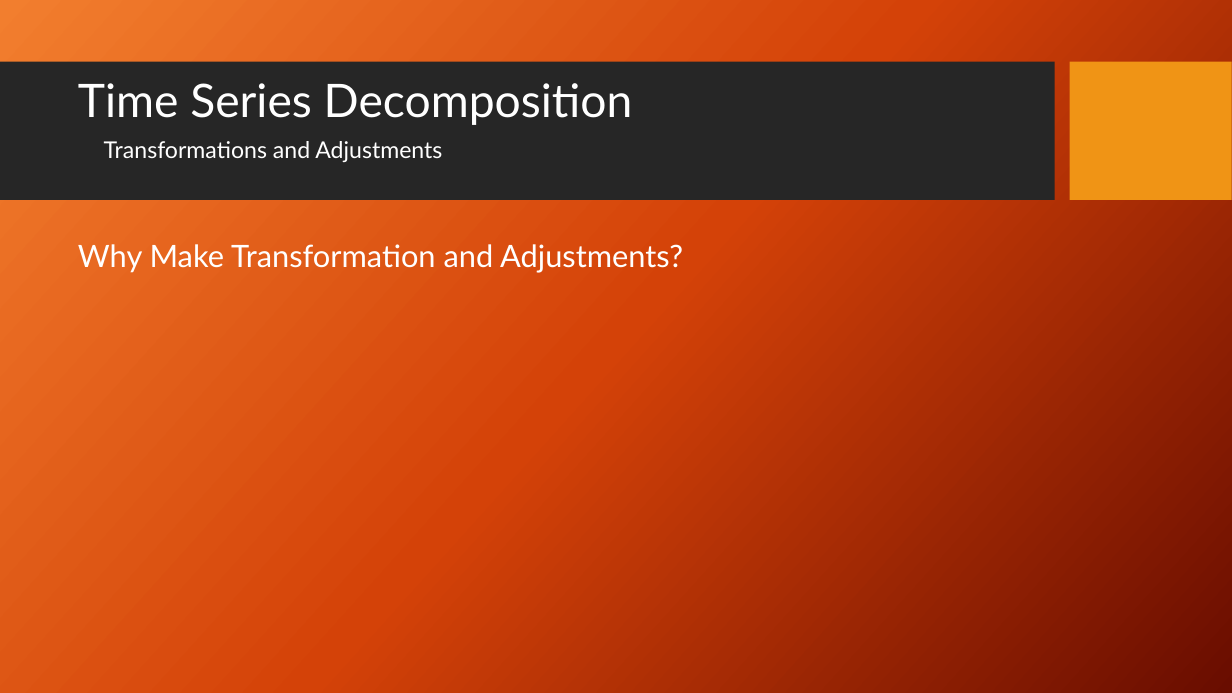
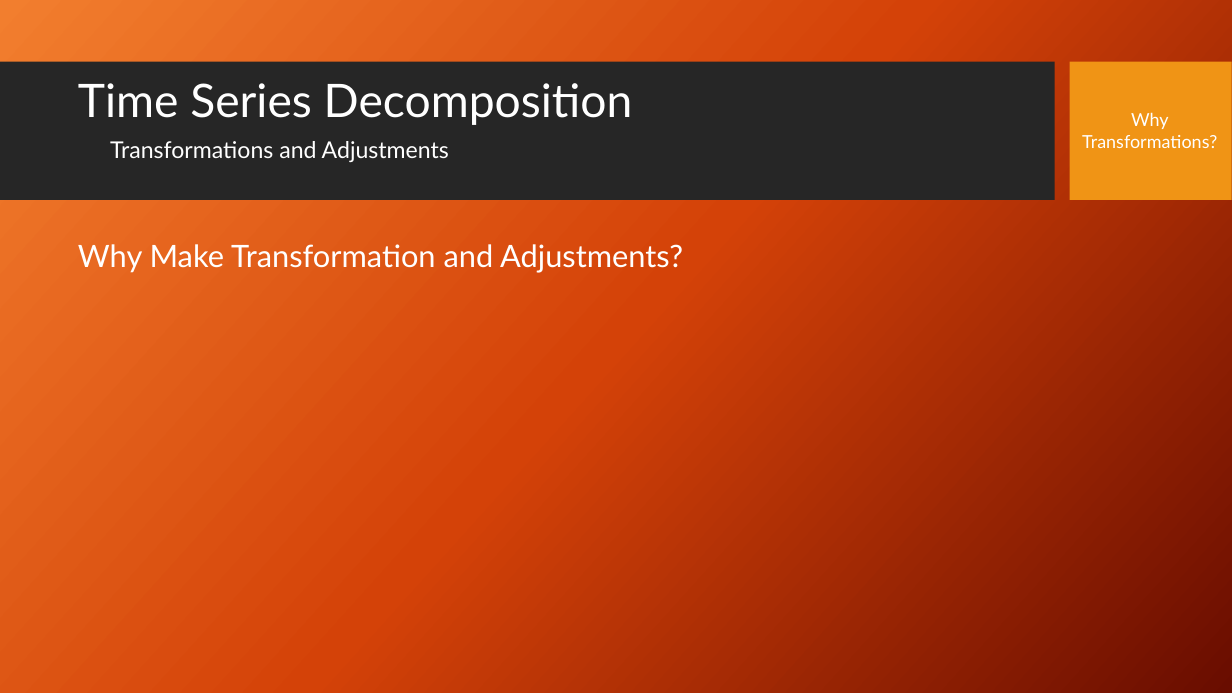
Before and after one commit to stephen-haslett/data-624, a slide deck: slide 2 of Data624TimeSeriesDecompPresentation.pptx. Drawn at 1232x693 pixels with LibreOffice and Linux fonts; fonts in the diff are those of the drawing; background and template pictures are left out. Boxes give left, top, right and bottom in pixels: in the first picture for what was removed or moved away, otherwise in the second. Text is boxed around its words. In the diff, an @@ line names an element or a change of style, - is before the commit and + after.

Commit message:
Mathematical transformation section

```diff
--- a/Data624TimeSeriesDecompPresentation.pptx
+++ b/Data624TimeSeriesDecompPresentation.pptx
@@ text added at bbox=[1082, 112, 1217, 148], 14 pt, text #FFFFFF @@
+Why
+Transformations?
@@ text "Transformations and Adjustments": place and size @@
-text "Transformations and Adjustments" at bbox=[104, 141, 442, 162]
+text "Transformations and Adjustments" at bbox=[110, 141, 449, 162]
```
Also in this commit, not shown: 2 other slides changed, 1 slide added.
